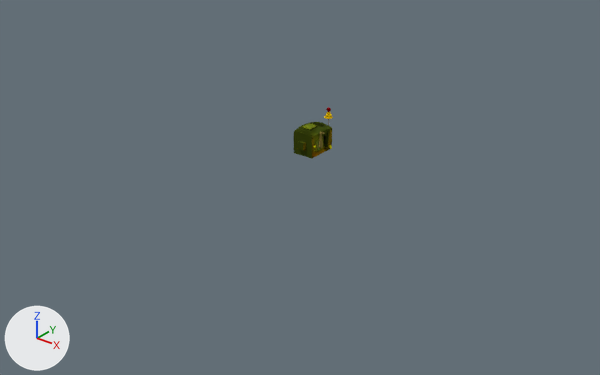
The Blender file gfx/entity/hand-crank.blend, before and after one commit.
One viewpoint serves both versions: a 50 mm lens placed at (41.0, -52.5, 28.9), pointed at (0.6, -2.0, -2.4). Lighting does not change. The marker at lower left points along +X, +Y and +Z.

Names of what the first picture shows: 'Chassis'.
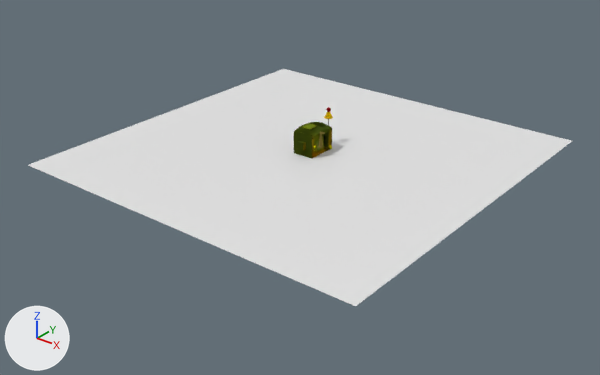
Location of each change, [x1, y1, x2, y2] in pixels of the pictures (600 x 375 px):
'Plane', shown
    after: [28, 69, 572, 306]

The change, as a diff of the scene's bpy script:
```diff
--- a/gfx/entity/hand-crank.blend.py
+++ b/gfx/entity/hand-crank.blend.py
@@ ob_plane @@
 ob_plane.scale = (16.9, 16.9, 1.0)
-ob_plane.hide_viewport = True
```
